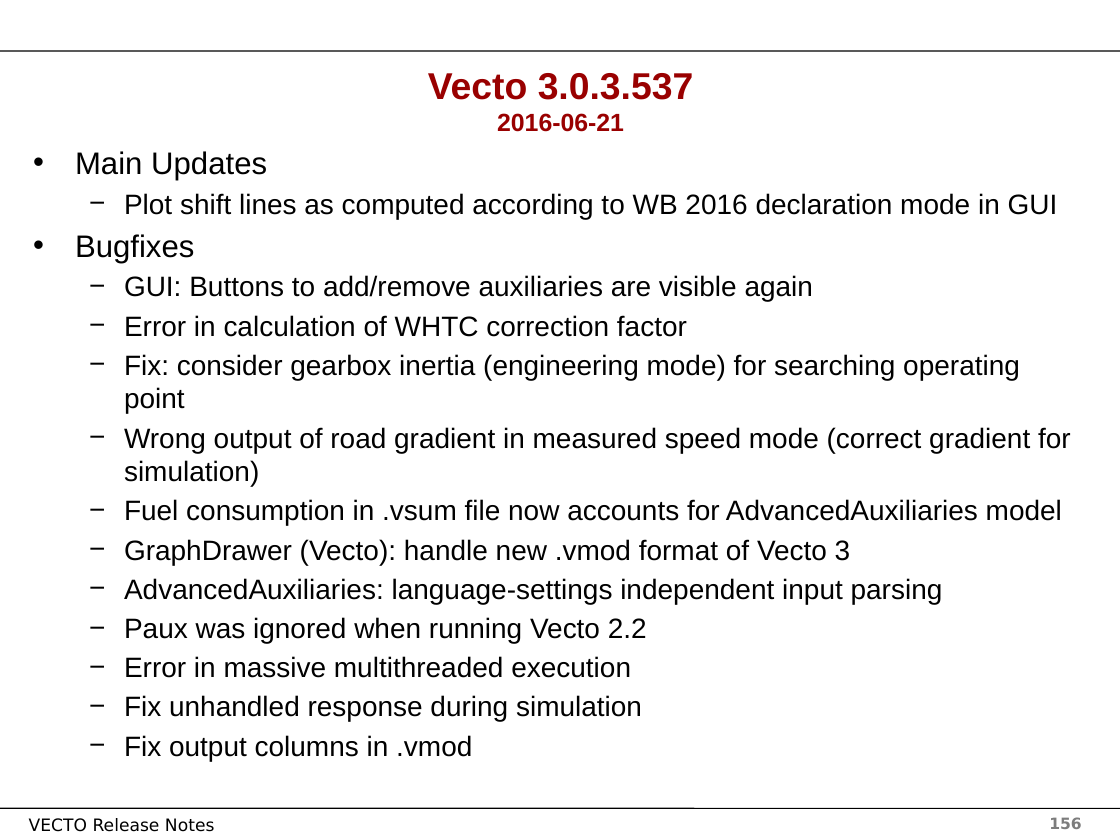
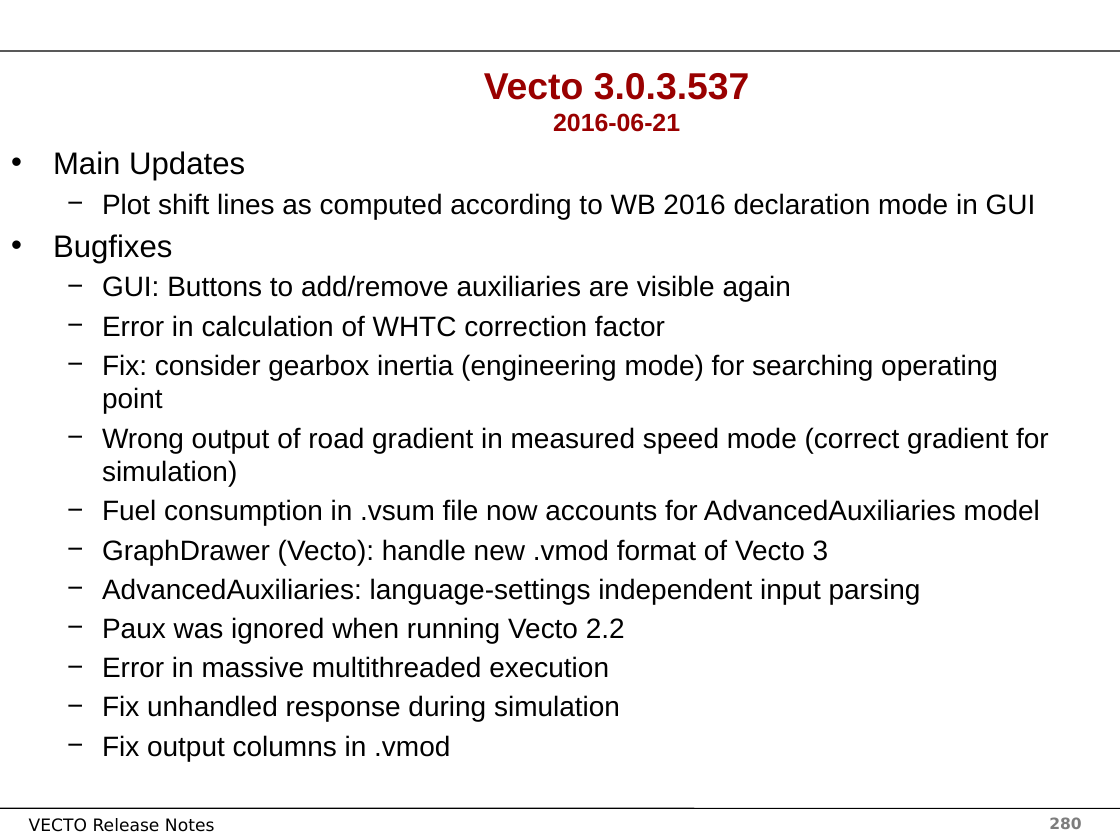
Before and after one commit to tanawadeatharva/BharatVECTO, a slide deck: slide 280 of Documentation/User Manual Source/Release Notes Vecto3.x.pptx (slide 156 before the commit). Drawn at 1120x840 pixels with LibreOffice and Linux fonts; fonts in the diff are those of the drawing; background and template pictures are left out. Boxes give left, top, right and bottom in pixels: in the first picture for what was removed or moved away, otherwise in the second. Text is boxed around its words. In the diff, an @@ line names an element or a change of style, - is before the commit and + after.

```diff
--- a/Documentation/User Manual Source/Release Notes Vecto3.x.pptx
+++ b/Documentation/User Manual Source/Release Notes Vecto3.x.pptx
@@ title "Vecto 3.0.3.537 2016-06-21": place and size @@
-title "Vecto 3.0.3.537 2016-06-21" at box(428, 73, 694, 132)
+title "Vecto 3.0.3.537 2016-06-21" at box(484, 73, 750, 132)
@@ text "Main Updates": place and size @@
-text "Main Updates" at box(75, 151, 1071, 722)
+text "Main Updates" at box(53, 151, 1049, 722)
@@ page number at box(1049, 817, 1081, 829): text changed @@
-156
+280
```
Also in this commit, not shown: 154 other slides changed, 124 slides added.
